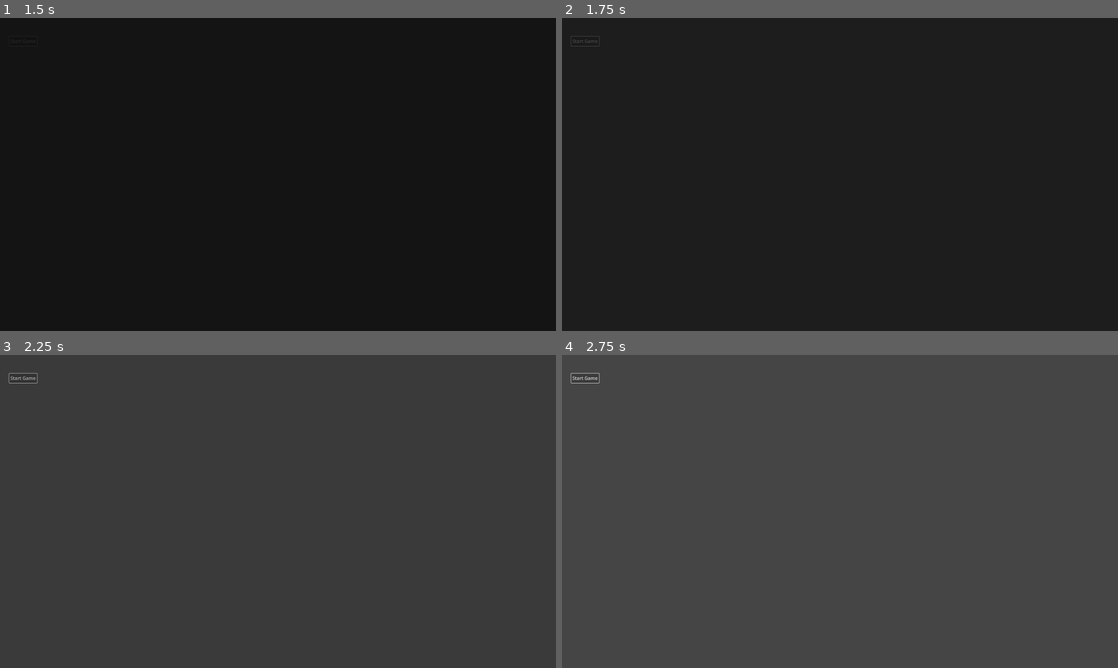
Above: before the commit, frames 1-4 (two rows, left to right).
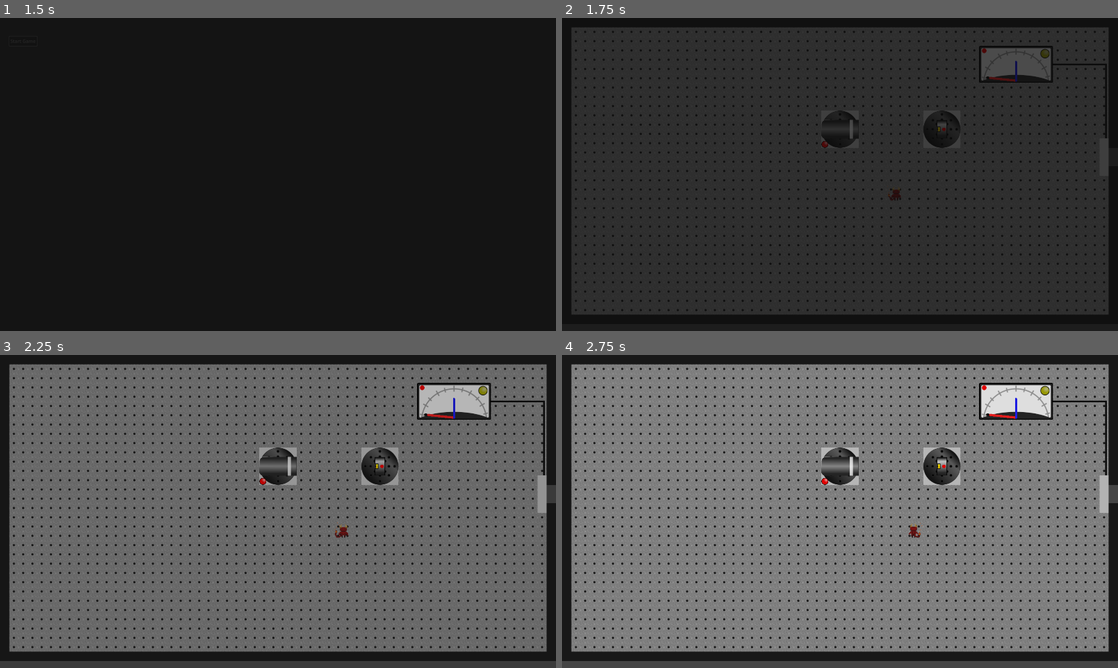
Above: after the commit, the same moments.

Repository: mbapplegate/maxwellDemon
Game: Godot game, scene res://utilities/mainMenu/main_menu.tscn
The game is run twice, just before and just after one commit, with the same random seed, the same clock (stepped at 60 frames per second) and the same inputs.
Inputs:
- Up to frame 1 (1.5 s): click "Start Game" at 0.5 s; click "Start Game" at 1.25 s
- Up to frame 2 (1.75 s): no input
- Up to frame 3 (2.25 s): hold Right (right) from 2.03 s (still down); hold Shift (pull) from 2.03 s (still down)
- Up to frame 4 (2.75 s): keep holding Right (right); keep holding Shift (pull)

Frame 1 is identical in both runs. In frame 2, 2.3% of the frame differs, in the area x 1-99%, y 4-94%; in frame 3, 94%; in frame 4, 95%, in the area x 0-100%, y 0-98%.

Commit message:
Added tilemap collision, updated door collision

Diff:
--- a/scenes/Doorway/doorway.tscn
+++ b/scenes/Doorway/doorway.tscn
@@ -6,10 +6,10 @@
 size = Vector2(32, 128)
 
 [sub_resource type="RectangleShape2D" id="RectangleShape2D_375sy"]
-size = Vector2(32, 128)
+size = Vector2(16, 128)
 
 [sub_resource type="RectangleShape2D" id="RectangleShape2D_mb014"]
-size = Vector2(32, 128)
+size = Vector2(16, 128)
 
 [node name="Doorway" type="Node2D"]
 position = Vector2(256, 256)
@@ -70,11 +70,11 @@
 [node name="doorBodyOpen" type="StaticBody2D" parent="."]
 
 [node name="CollisionShape2D" type="CollisionShape2D" parent="doorBodyOpen"]
-position = Vector2(16, -96)
+position = Vector2(24, -96)
 shape = SubResource("RectangleShape2D_375sy")
 
 [node name="CollisionShape2D2" type="CollisionShape2D" parent="doorBodyOpen"]
-position = Vector2(16, 96)
+position = Vector2(24, 96)
 shape = SubResource("RectangleShape2D_mb014")
 
 [connection signal="timeout" from="Timer" to="." method="_on_timer_timeout"]
--- a/utilities/mainMenu/main_menu.gd
+++ b/utilities/mainMenu/main_menu.gd
@@ -1,4 +1,4 @@
 extends Node2D
 
 func _on_button_pressed():
-	SceneSwitcher.ChangeScene("TestLevel")
+	SceneSwitcher.ChangeScene("Level001")
--- a/utilities/sceneSwitcher/scene_switcher.tscn
+++ b/utilities/sceneSwitcher/scene_switcher.tscn
@@ -5,8 +5,8 @@
 [node name="SceneSwitcher" type="Node2D"]
 script = ExtResource("1_sww8q")
 Scenes = {
+"Level001": &"res://worlds/Level001/level_001.tscn",
 "MainMenu": &"res://utilities/mainMenu/main_menu.tscn",
-"TestLevel": &"res://worlds/test_level.tscn",
 "TestWorld": &"res://worlds/test_world.tscn"
 }
 
--- /dev/null
+++ b/worlds/BaseTileMap.gd
@@ -0,0 +1,4 @@
+extends TileMap
+
+func _ray_hit(photonObj:Object, _collPoint:Vector2, _collNormal:Vector2, _collider:Object):
+	photonObj.rayDying = true
--- a/worlds/BaseTileMap.tscn
+++ b/worlds/BaseTileMap.tscn
@@ -1,8 +1,10 @@
-[gd_scene load_steps=2 format=3 uid="uid://fkwew1tbysym"]
+[gd_scene load_steps=3 format=3 uid="uid://fkwew1tbysym"]
 
 [ext_resource type="TileSet" uid="uid://bra1jbef1cuwb" path="res://worlds/BaseOpticalTable.res" id="1_tlvv2"]
+[ext_resource type="Script" path="res://worlds/BaseTileMap.gd" id="2_3cj7x"]
 
 [node name="TileMap" type="TileMap"]
 tile_set = ExtResource("1_tlvv2")
 format = 2
 layer_0/tile_data = PackedInt32Array(2097152, 1, 0, 2031616, 1, 0, 1966080, 1, 0, 1900544, 1, 0, 1835008, 1, 0, 1769472 …(28347 unchanged characters)…
+script = ExtResource("2_3cj7x")
--- a/worlds/Level001/level_001.gd
+++ b/worlds/Level001/level_001.gd
@@ -12,14 +12,15 @@
 			child.goalMetChanged.connect(_toggleDoor)
 
 func _toggleDoor(val):
-	var allGoalsMet = true
-	for child in get_children():
-		if child is detectorMeter:
-			if not child.goalMet:
-				allGoalsMet = false
+	if val:
+		var allGoalsMet = true
+		for child in get_children():
+			if child is detectorMeter:
+				if not child.goalMet:
+					allGoalsMet = false
 
-	if allGoalsMet:
-		door.openDoor()
+		if allGoalsMet:
+			door.openDoor()
 	else:
 		door.closeDoor()
 
--- a/worlds/Level001/level_001.tscn
+++ b/worlds/Level001/level_001.tscn
@@ -22,7 +22,7 @@
 position = Vector2(1568, 160)
 
 [node name="WirePath" type="Line2D" parent="DetectorMeter"]
-points = PackedVector2Array(0, 0, 310, 0, 310, 270)
+points = PackedVector2Array(0, 0, 310, 0, 310, 275)
 width = 6.0
 default_color = Color(0, 1, 0, 1)
 
